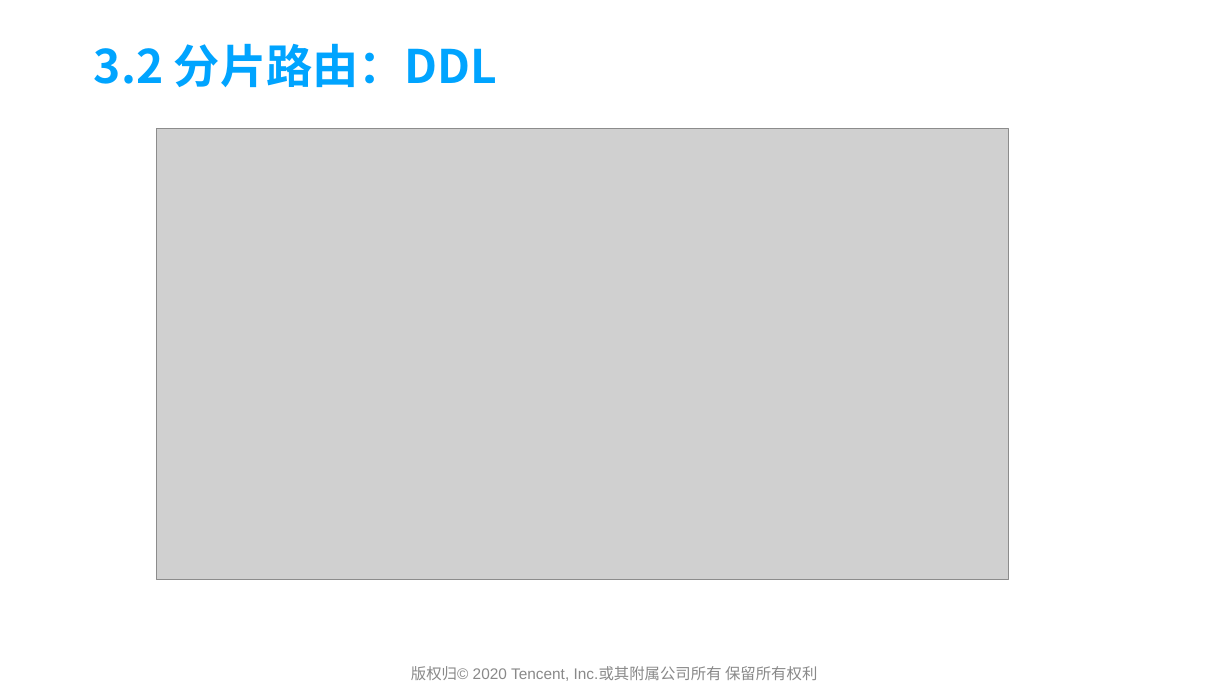
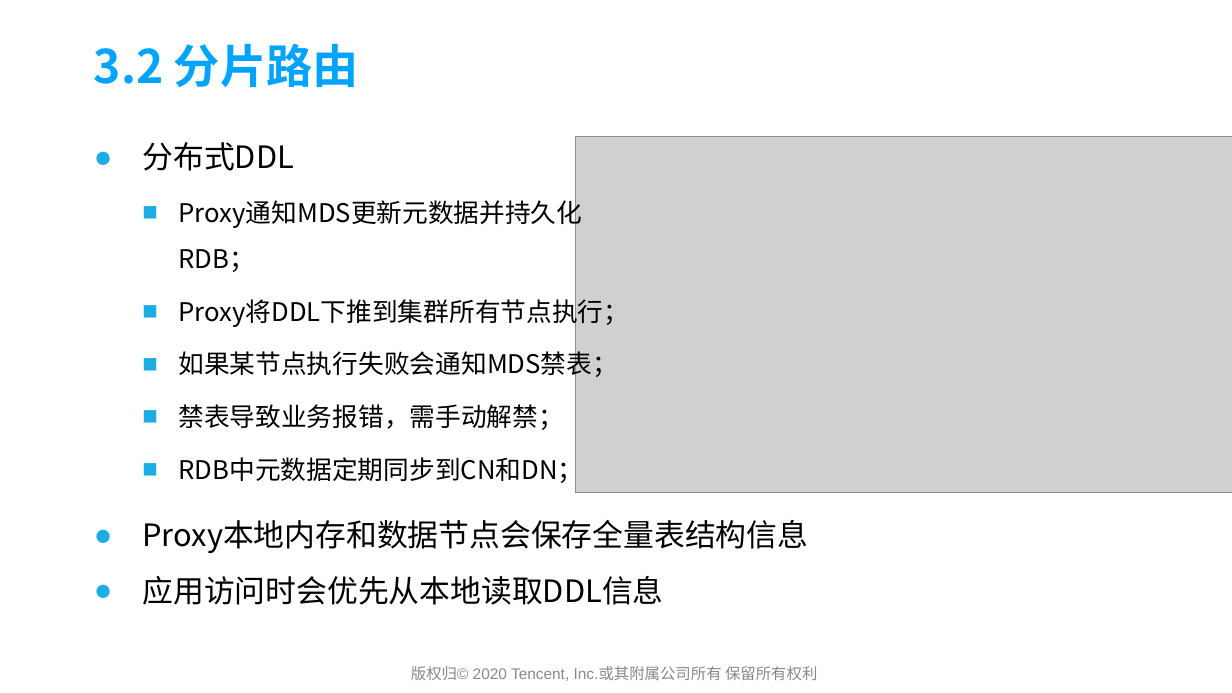
Before and after one commit to yedushusheng/mysql-learning, a slide deck: slide 15 of 28. OLTP/GoldenDB产品简介及架构解析.pptx. Drawn at 1232x693 pixels with LibreOffice and Linux fonts; fonts in the diff are those of the drawing; grey boxes stand for pictures; background and template pictures are left out. Boxes give left, top, right and bottom in pixels: in the first picture for what was removed or moved away, otherwise in the second. Text is boxed around its words. In the diff, an @@ line names an element or a change of style, - is before the commit and + after.

```diff
--- a/28. OLTP/GoldenDB产品简介及架构解析.pptx
+++ b/28. OLTP/GoldenDB产品简介及架构解析.pptx
@@ title at [94, 43, 359, 87]: text changed @@
-3.2 分片路由：DDL
+3.2 分片路由
@@ text added at [142, 142, 629, 485], 20 pt, text #000000 @@
+● 分布式DDL
+  ■ Proxy通知MDS更新元数据并持久化RDB；
+  ■ Proxy将DDL下推到集群所有节点执行；
+  ■ 如果某节点执行失败会通知MDS禁表；
+  ■ 禁表导致业务报错，需手动解禁；
+  ■ RDB中元数据定期同步到CN和DN；
@@ picture: place and size @@
-picture at [156, 128, 1008, 580]
+picture at [576, 136, 1232, 493]
@@ text added at [142, 520, 808, 553], 24 pt, text #000000 @@
+● Proxy本地内存和数据节点会保存全量表结构信息
@@ text added at [142, 576, 663, 605], 24 pt, text #000000 @@
+● 应用访问时会优先从本地读取DDL信息
```
Also in this commit, not shown: 48 other slides changed, 3 slides added.
